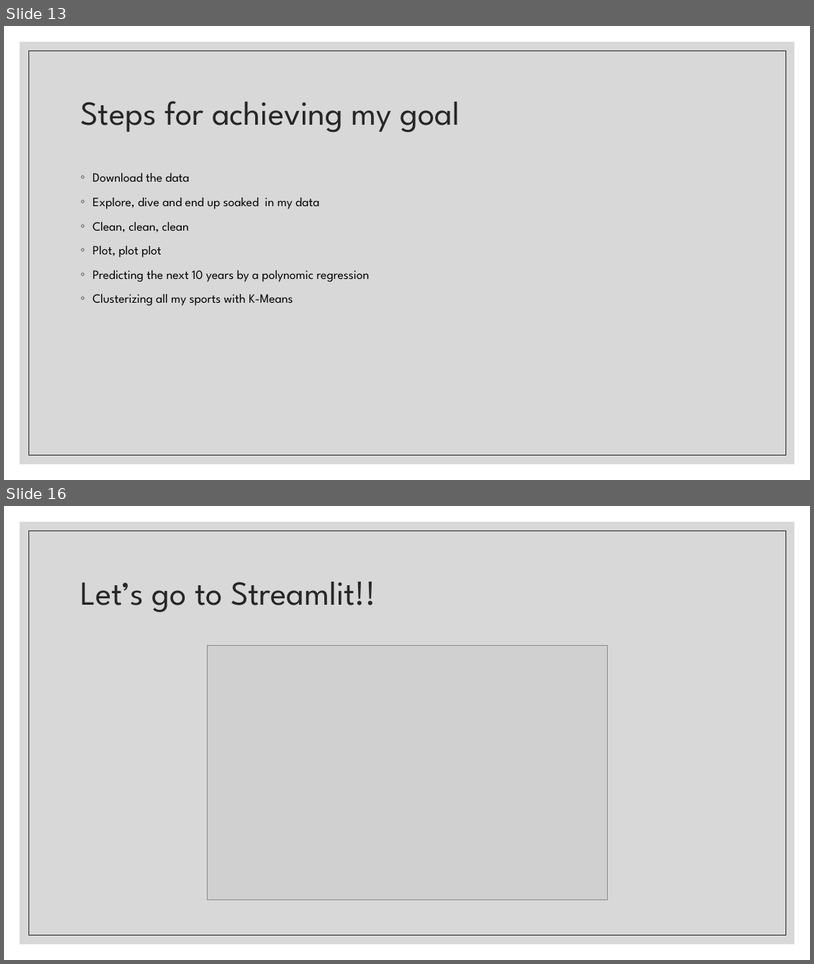
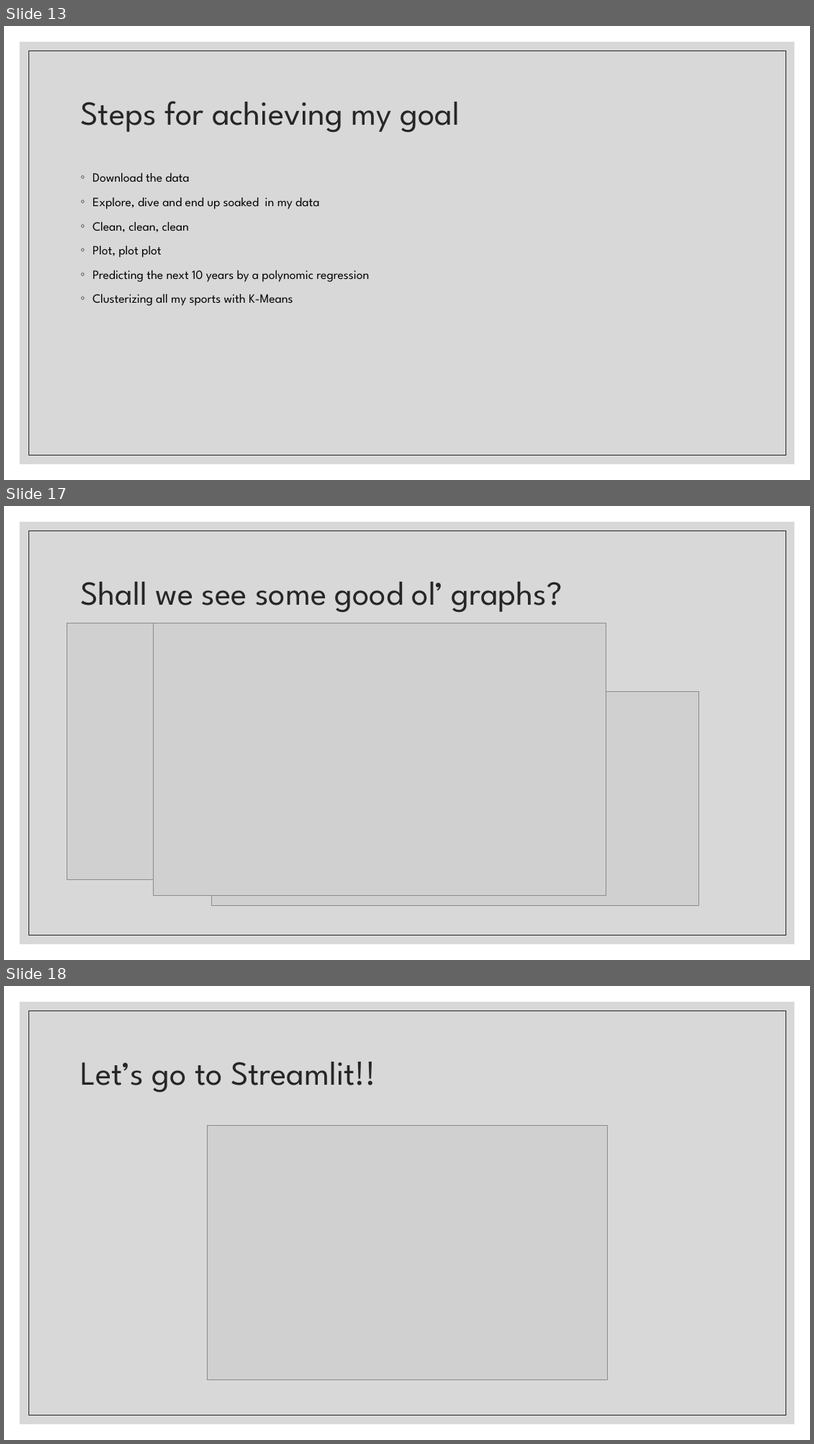
Before and after one commit to Jorge-Solana/Economical_Sports_Hisotry_and_Best_suitable_sport, a slide deck: Slide_Show/The Story of Sports.pptx. Shown one above the other, each under a label of ours: slides 13 and 16 before the commit, slides 13, 17 and 18 after it; the slides between them are not shown. The pictures are 814x964 and 814x1444 pixels, drawn with LibreOffice and Linux fonts; fonts in the diff are those of the drawing; grey boxes stand for pictures. Boxes give left, top, right and bottom in pixels: in the first picture for what was removed or moved away, otherwise in the second. Text is boxed around its words. In the diff, an @@ line names an element or a change of style, - is before the commit and + after.

```diff
--- a/Slide_Show/The Story of Sports.pptx
+++ b/Slide_Show/The Story of Sports.pptx
@@ slide 17 added at bbox=[4, 506, 810, 960], background #FFFFFF; not listed: 2 template elements that a slide beside it also shows @@
@@ title added at bbox=[80, 582, 563, 612], 40 pt, text #262626 @@
+Shall we see some good ol’ graphs?
@@ picture added at bbox=[67, 623, 513, 879] @@
@@ picture added at bbox=[153, 623, 607, 895] @@
@@ picture added at bbox=[211, 691, 700, 906] @@
@@ what was slide 16 is now slide 18 @@
```
Also in this commit, not shown: 3 slides changed, 3 other slides added.
